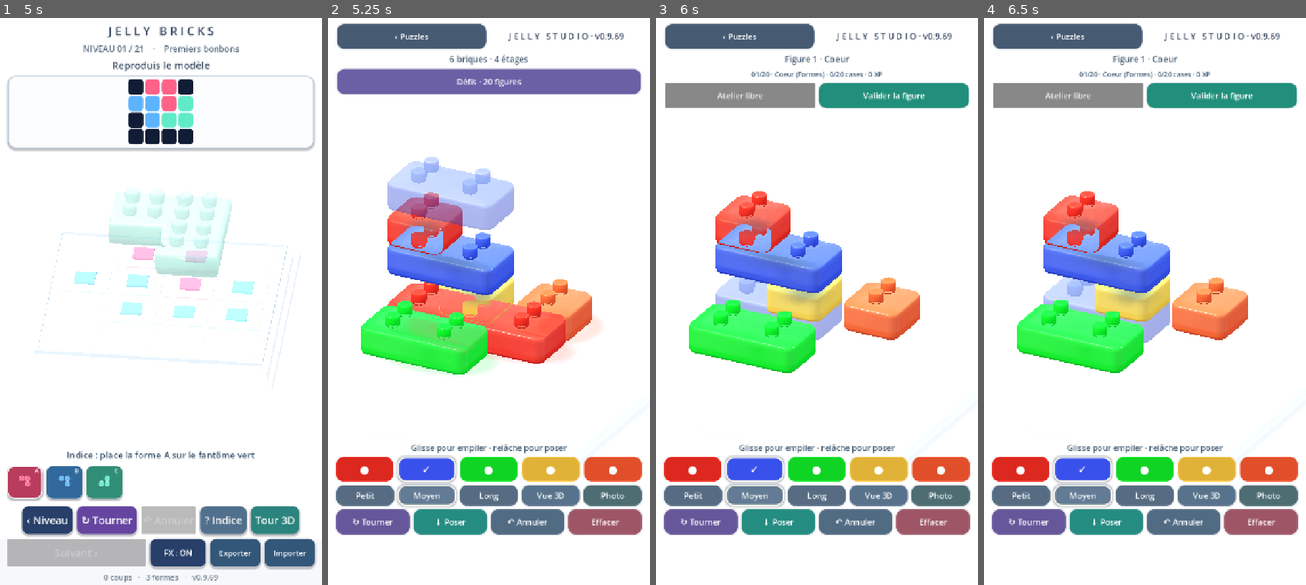
Above: before the commit, frames 1-4 (left to right).
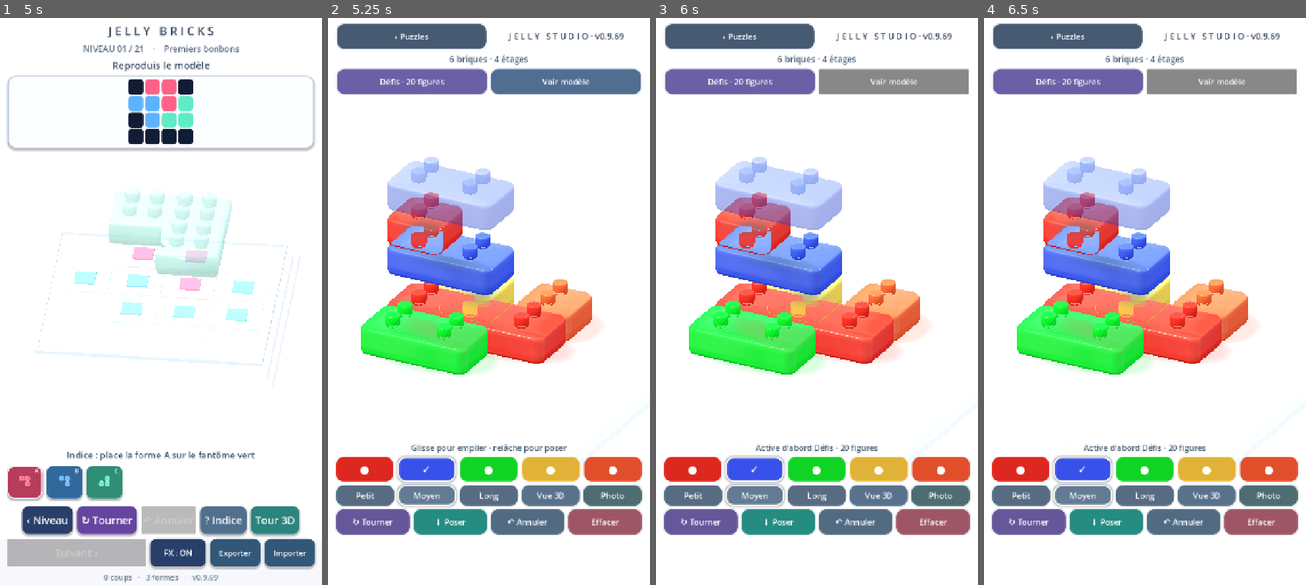
Above: after the commit, the same moments.

Repository: dbrckk/Jelly-bricks
Game: Godot game, scene res://scenes/main.tscn
Same seed, same stepped clock (60 frames per second), same inputs: the game is played once before the commit and once after it.
Inputs (mouse positions are in pixels of both pictures, inside the frame that each line leads up to):
- Up to frame 1 (5 s): click (25, 482) at 0.52 s; click (64, 482) at 1.27 s; click (103, 482) at 2.02 s; click "‹ Niveau" at 2.75 s; click "↻ Tourner" at 3.5 s; click "? Indice" at 4.25 s
- Up to frame 2 (5.25 s): click "Tour 3D" at 5 s
- Up to frame 3 (6 s): click (894, 80) at 5.75 s, where only the run after the commit has a clickable "Voir modèle"
- Up to frame 4 (6.5 s): no input

Frame 1 is identical in both runs. In frame 2, 2.2% of the frame differs, in the area x 16-98%, y 8-14%; in frame 3, 16%, in the area x 2-98%, y 6-77%; in frame 4, 16%.

Commit message:
feat(studio): show each target silhouette as a color-coded 6x6 in-game model

Diff:
--- a/native-godot/scripts/stack_mode.gd
+++ b/native-godot/scripts/stack_mode.gd
@@ -124,6 +124,8 @@
 var figure_target_label: Label
 var figure_button: Button
 var figure_next_button: Button
+var figure_model_dialog: AcceptDialog
+var figure_model_text: RichTextLabel
 
 func _ready() -> void:
     name = "FreeStackStudio"
@@ -379,6 +381,19 @@
     figure_next_button.pressed.connect(_validate_figure)
     figure_actions.add_child(figure_next_button)
     figure_next_button.visible = false
+    var model_button := _make_button("Voir modèle", Color("#506d92"))
+    model_button.pressed.connect(_show_figure_model)
+    figure_actions.add_child(model_button)
+    figure_model_dialog = AcceptDialog.new()
+    figure_model_dialog.title = "Modèle à reproduire"
+    figure_model_dialog.min_size = Vector2i(330, 420)
+    figure_model_text = RichTextLabel.new()
+    figure_model_text.bbcode_enabled = true
+    figure_model_text.fit_content = true
+    figure_model_text.custom_minimum_size = Vector2(300, 320)
+    figure_model_text.add_theme_font_size_override("normal_font_size", 25)
+    figure_model_dialog.add_child(figure_model_text)
+    add_child(figure_model_dialog)
 
     bottom_controls = VBoxContainer.new()
     bottom_controls.set_anchors_preset(Control.PRESET_BOTTOM_WIDE)
@@ -1640,6 +1655,25 @@
         status_label.text = "Glisse pour empiler · relâche pour poser" if \
             candidate.get("ok", false) else String(candidate.get("reason", ""))
 
+func _show_figure_model() -> void:
+    if not figure_active:
+        _refresh_labels("Active d'abord Défis · 20 figures")
+        return
+    var challenge: Dictionary = FIGURES.target(figure_index)
+    var colors := COLORS
+    var markup := "[center][b]%s[/b][/center]\n\n" % challenge["name"]
+    for row in challenge["rows"]:
+        markup += "[center]"
+        for symbol in String(row):
+            if symbol == ".":
+                markup += "[color=#e3e7ed]■[/color] "
+            else:
+                markup += "[color=%s]■[/color] " % colors[int(symbol)]
+        markup += "[/center]\n"
+    markup += "\n[center]Reproduis chaque case avec les briques 3D.[/center]"
+    figure_model_text.text = markup
+    figure_model_dialog.popup_centered()
+
 func _toggle_figures() -> void:
     figure_active = not figure_active
     if figure_active:
